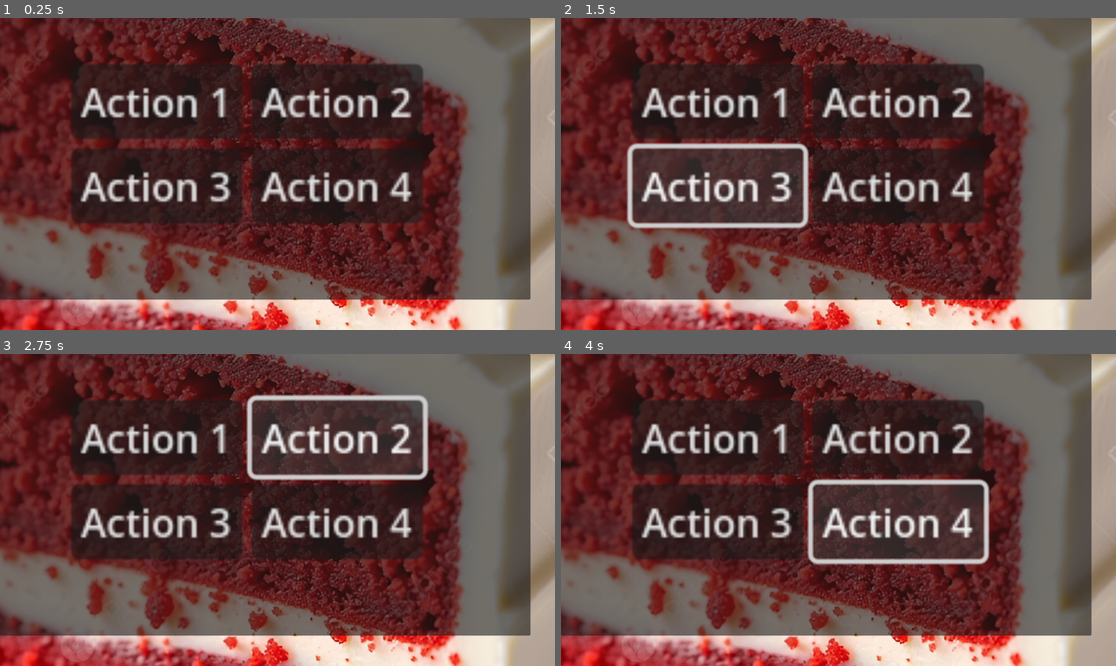
Above: before the commit, frames 1-4 (two rows, left to right).
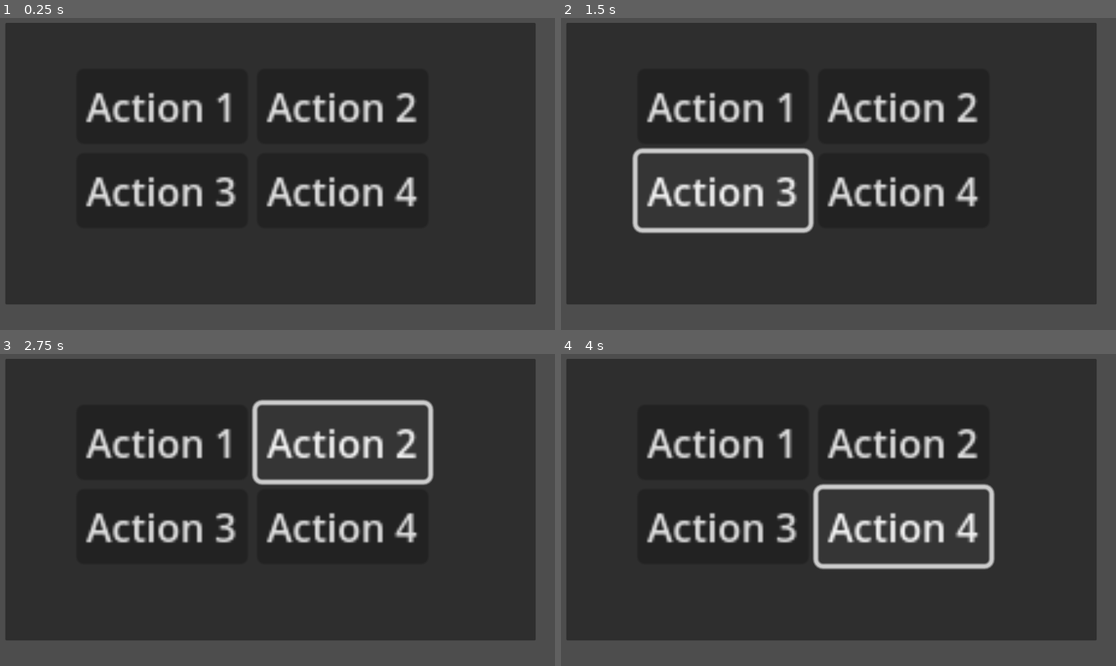
Above: after the commit, the same moments.

Repository: ckfrancois/BloodMagic
Game: Godot game, scene res://scenes/modes/battle.tscn
The game is run twice, just before and just after one commit, with the same random seed, the same clock (stepped at 60 frames per second) and the same inputs. This scene is started directly instead of the project's main scene.
Inputs:
- Up to frame 1 (0.25 s): no input
- Up to frame 2 (1.5 s): click "Action 1" at 0.5 s; click "Action 3" at 1.25 s
- Up to frame 3 (2.75 s): click "Action 2" at 2 s
- Up to frame 4 (4 s): click "Action 4" at 2.75 s; tap Enter at 3.5 s; hold Right (Right) from 3.53 s (still down); tap Space (Use Item) at 3.6 s

The runs differ from the first frame. In frame 1, 82% of the frame differs, in the area x 0-100%, y 0-100%; in frame 2, 82%; in frame 3, 82%; in frame 4, 82%.
Error before the commit: Invalid call. Nonexistent function 'combat_action' in base 'Nil'. (res://scenes/modes/battle_manager.gd:38)
Error after the commit: Invalid call. Nonexistent function 'combat_action' in base 'Nil'. (res://scenes/modes/battle_manager.gd:40)

Commit message:
Camera working
Hoorayyyyy!!!!

Diff:
--- a/blood-magic/scenes/enemy/turnzone.gd
+++ b/blood-magic/scenes/enemy/turnzone.gd
@@ -8,6 +8,6 @@
 
 	get_tree().root.add_child(battle_instance)
 	battle_instance.ai = get_parent()
+	print(battle_instance.ai)
+	get_tree().current_scene.visible = false
 	get_tree().paused = true
-	get_tree().current_scene.visible = false
-	get_tree().battle_scene.visible = true
--- a/blood-magic/scenes/modes/battle.tscn
+++ b/blood-magic/scenes/modes/battle.tscn
@@ -1,14 +1,10 @@
-[gd_scene load_steps=3 format=3 uid="uid://d26dxwax8qaah"]
+[gd_scene load_steps=2 format=3 uid="uid://d26dxwax8qaah"]
 
 [ext_resource type="Script" uid="uid://cjodfwl24n30d" path="res://scenes/modes/battle_manager.gd" id="1_b1qlt"]
-[ext_resource type="Texture2D" uid="uid://bcf2oohtnx8be" path="res://assets/items/redVelv.png" id="2_mhsnx"]
 
 [node name="Battle" type="Node2D"]
 script = ExtResource("1_b1qlt")
 
-[node name="RedVelv" type="Sprite2D" parent="."]
-position = Vector2(510, 352)
-texture = ExtResource("2_mhsnx")
 [node name="BattleUI" type="Control" parent="."]
 layout_mode = 3
 anchors_preset = 0
@@ -55,6 +51,9 @@
 layout_mode = 2
 text = "Action 4"
 
+[node name="Camera2D" type="Camera2D" parent="."]
+position = Vector2(565, 314)
+
 [connection signal="pressed" from="BattleUI/HBoxContainer/VBoxContainer/Button1" to="." method="_on_button_1_pressed"]
 [connection signal="pressed" from="BattleUI/HBoxContainer/VBoxContainer/Button3" to="." method="_on_button_3_pressed"]
 [connection signal="pressed" from="BattleUI/HBoxContainer/VBoxContainer2/Button3" to="." method="_on_button_3_pressed"]
--- /dev/null
+++ b/blood-magic/scenes/modes/battle_camera_2d.gd
@@ -0,0 +1,11 @@
+extends Camera2D
+
+
+# Called when the node enters the scene tree for the first time.
+func _ready() -> void:
+	pass # Replace with function body.
+
+
+# Called every frame. 'delta' is the elapsed time since the previous frame.
+func _process(delta: float) -> void:
+	pass
--- a/blood-magic/scenes/modes/battle_manager.gd
+++ b/blood-magic/scenes/modes/battle_manager.gd
@@ -1,5 +1,6 @@
 extends Node2D
 
+@onready var camera := $Camera2D
 
 @export var player : Node2D
 @export var ai : Node2D
@@ -14,6 +15,7 @@
 
 func _ready():
 	next_turn()
+	camera.make_current()
 
 func next_turn():
 	if game_over:
Not shown, added: blood-magic/scenes/modes/battle_camera_2d.gd.uid
Not shown: 1 places in blood-magic/scenes/modes/overworld.tscn that only renumber resources
